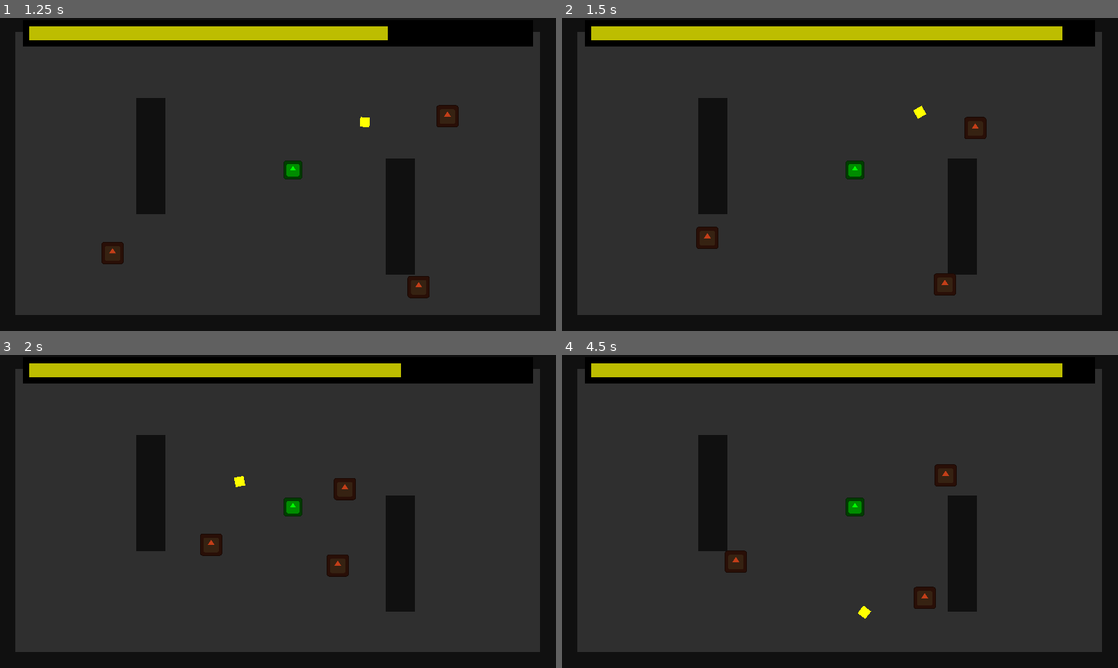
Above: before the commit, frames 1-4 (two rows, left to right).
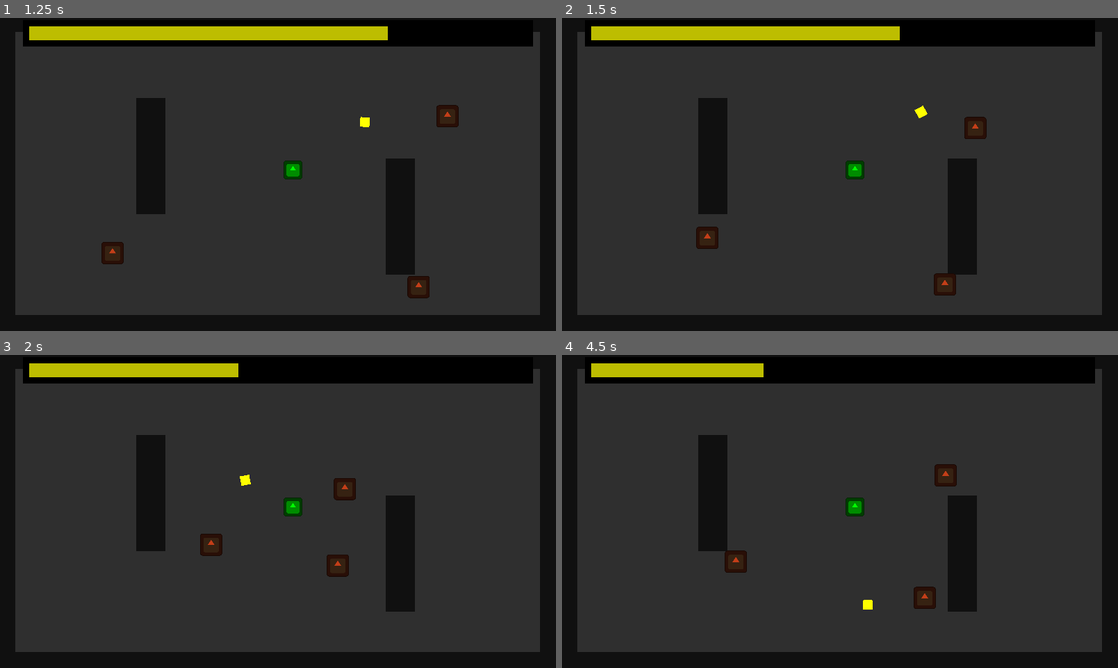
Above: after the commit, the same moments.

Repository: DeepRestGames/pirate-software-game-jam-16
Game: Godot game, scene res://Scenes/MainScene.tscn
The game is run twice, just before and just after one commit, with the same random seed, the same clock (stepped at 60 frames per second) and the same inputs. The engine's default icon, where the game draws it, is replaced by a stand-in: a white triangle on a blue panel in a dark square.
Inputs (mouse positions are in pixels of both pictures, inside the frame that each line leads up to):
- Up to frame 1 (1.25 s): tap Enter at 0.5 s; move the mouse to (400, 158) at 0.52 s; hold Space (throw_boomerang) from 0.53 s (still down)
- Up to frame 2 (1.5 s): move the mouse to (728, 190) at 1.27 s; release Space (throw_boomerang) at 1.28 s; tap Space (throw_boomerang) at 1.35 s
- Up to frame 3 (2 s): no input
- Up to frame 4 (4.5 s): move the mouse to (895, 442) at 2.02 s; hold Space (throw_boomerang) 2.03-2.78 s; tap R (restart) at 2.75 s; move the mouse to (812, 574) at 2.77 s; tap Space (throw_boomerang) at 2.85, 4.35 s; move the mouse to (1006, 558) at 3.52 s; hold Space (throw_boomerang) 3.53-4.28 s; move the mouse to (673, 464) at 4.27 s

Frame 1 is identical in both runs. In frame 2, 1.3% of the frame differs, in the area x 60-90%, y 2-33%; in frame 3, 1.4%; in frame 4, 2.5%, in the area x 36-90%, y 2-85%.

Commit message:
Fixed small bug for boomerang fly time reset

Diff:
--- a/Scripts/MainCharacter.gd
+++ b/Scripts/MainCharacter.gd
@@ -59,6 +59,9 @@
 
 
 func throw_boomerang():
+	if not boomerang_in_hand:
+		return
+
 	boomerang_in_hand = false
 	meelee_boomerang.hide()
 	meelee_boomerang.process_mode = Node.PROCESS_MODE_DISABLED
